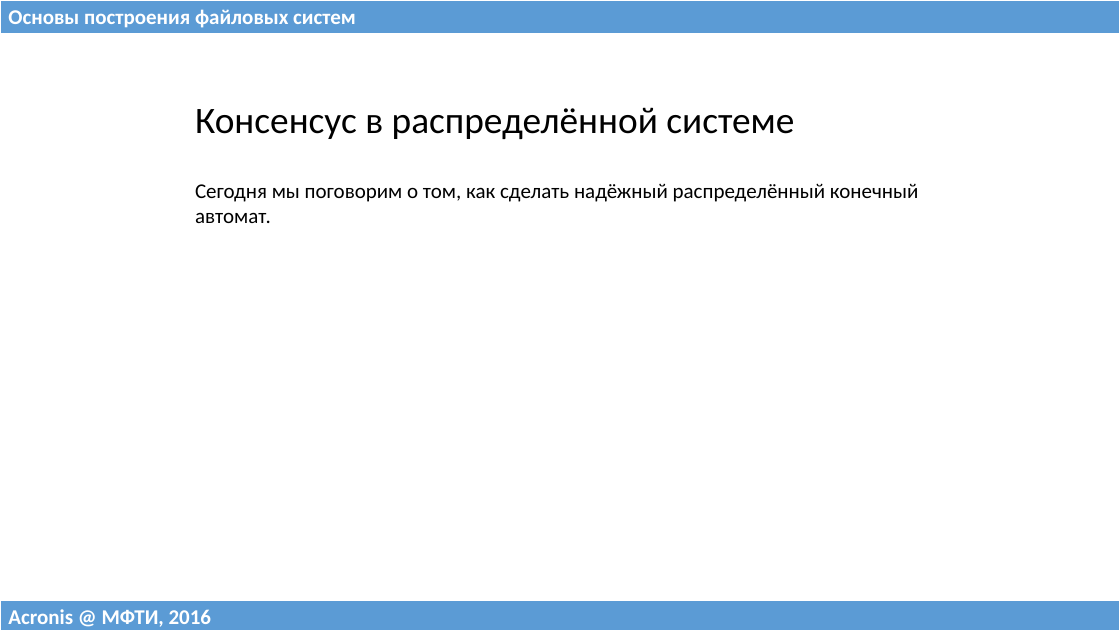
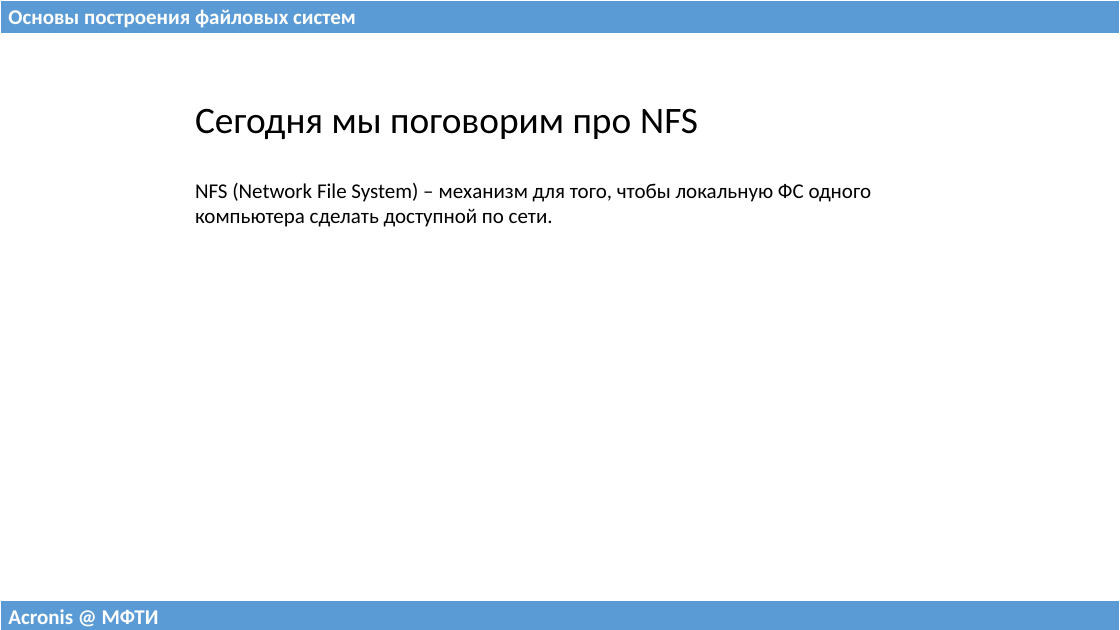
Before and after one commit to 75cc8545e7b021ed280ed0ef99fc7fc4/filesystems-101, a slide deck: slide 2 of talks/src/class11.pptx. Drawn at 1120x630 pixels with LibreOffice and Linux fonts; fonts in the diff are those of the drawing. Boxes give left, top, right and bottom in pixels: in the first picture for what was removed or moved away, otherwise in the second. Text is boxed around its words. In the diff, an @@ line names an element or a change of style, - is before the commit and + after.

Commit message:
Updated class11 (NFS and fallacies of networked computing).

```diff
--- a/talks/src/class11.pptx
+++ b/talks/src/class11.pptx
@@ table at <box>187,94,933,231</box> @@
-row 1, column 1: Консенсус в распределённой системе
+row 1, column 1: Сегодня мы поговорим про NFS
-row 2, column 1: Сегодня мы поговорим о том, как сделать надёжный распределённый конечный автомат.
+row 2, column 1: NFS (Network File System) – механизм для того, чтобы локальную ФС одного компьютера сделать доступной по сети.
@@ table at <box>0,600,1120,630</box> @@
-row 1, column 1: Acronis @ МФТИ, 2016
+row 1, column 1: Acronis @ МФТИ
```
Also in this commit, not shown: 2 other slides changed, 53 slides added, 16 slides removed, 1 other file.
